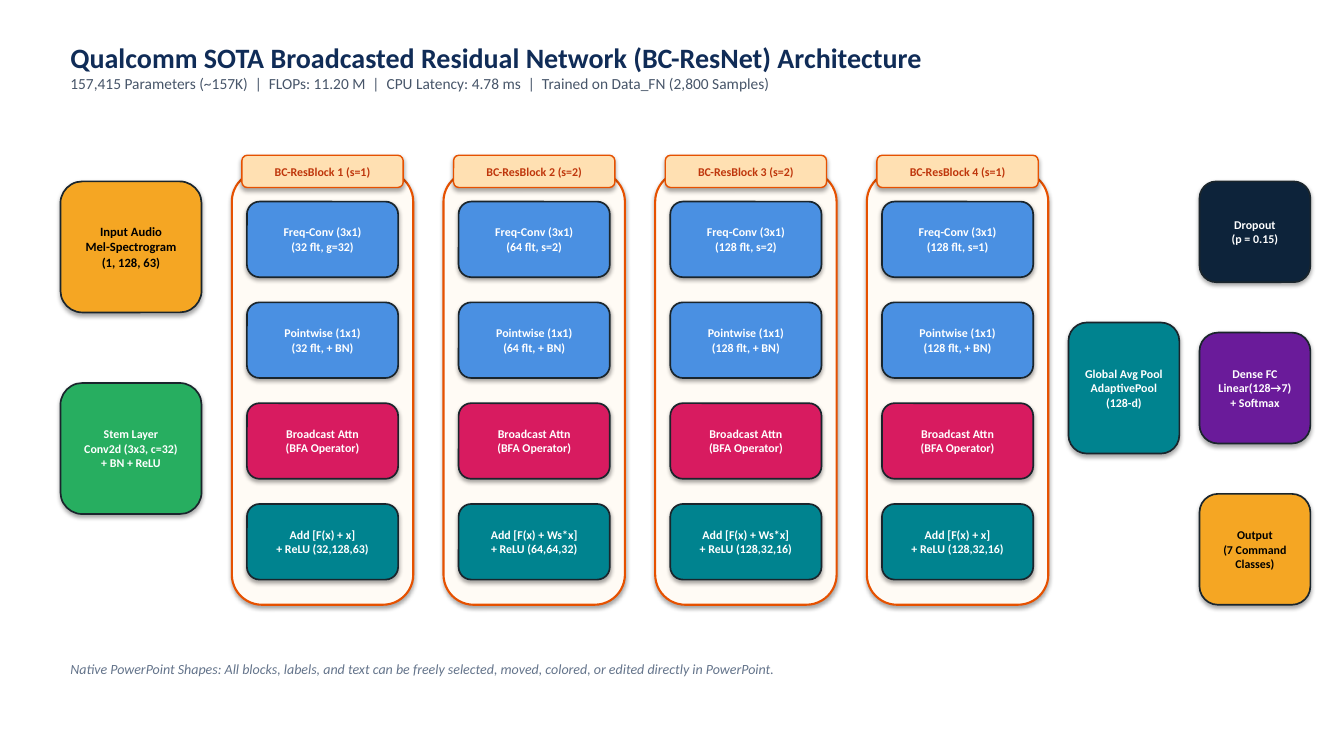
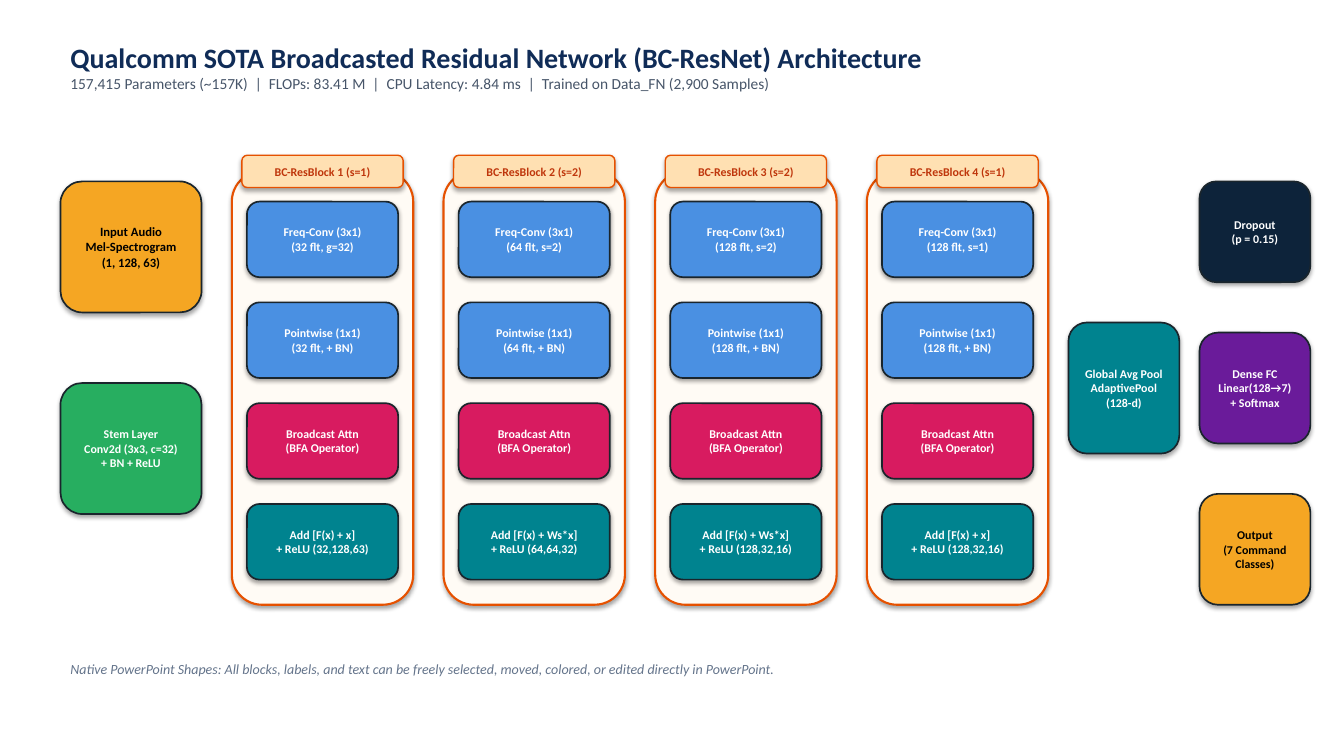
Before and after one commit to Hahiduong23/Robot-Voice-Digital-Twin, a slide deck: slide 1 of FN/results/BC_ResNet_Architectures.pptx. Drawn at 1344x756 pixels with LibreOffice and Linux fonts; fonts in the diff are those of the drawing. Boxes give left, top, right and bottom in pixels: in the first picture for what was removed or moved away, otherwise in the second. Text is boxed around its words. In the diff, an @@ line names an element or a change of style, - is before the commit and + after.

```diff
--- a/FN/results/BC_ResNet_Architectures.pptx
+++ b/FN/results/BC_ResNet_Architectures.pptx
@@ text at (70,78,769,92): text changed @@
-157,415 Parameters (~157K) | FLOPs: 11.20 M | CPU Latency: 4.78 ms | Trained on Data_FN (2,800 Samples)
+157,415 Parameters (~157K) | FLOPs: 83.41 M | CPU Latency: 4.84 ms | Trained on Data_FN (2,900 Samples)
```
Also in this commit, not shown: 40 other files.
